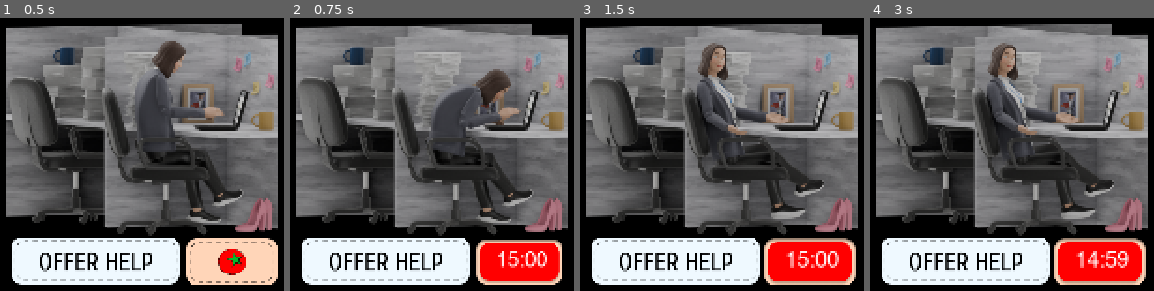
Above: before the commit, frames 1-4 (left to right).
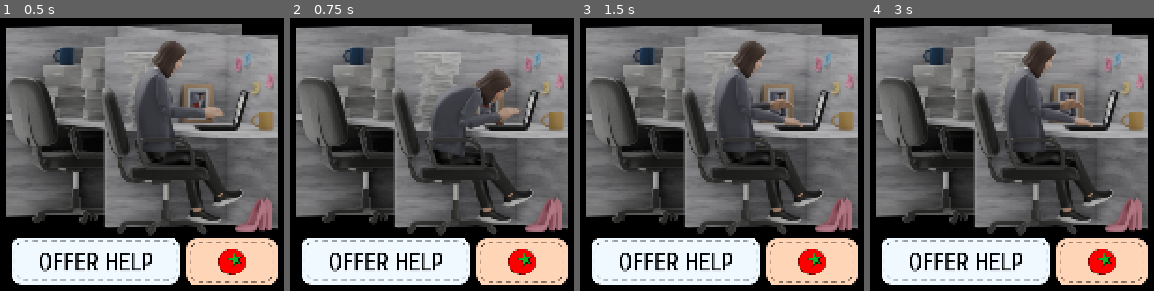
Above: after the commit, the same moments.

Repository: grkovalev/office-game
Game: Godot game, scene res://node.tscn
Two runs of this game, one before a commit and one after it. Both use one fixed random seed, a clock stepped at 60 frames per second and the inputs below.
Inputs (mouse positions are in pixels of both pictures, inside the frame that each line leads up to):
- Up to frame 1 (0.5 s): no input
- Up to frame 2 (0.75 s): click (522, 263) at 0.5 s
- Up to frame 3 (1.5 s): click (812, 263) at 1.25 s
- Up to frame 4 (3 s): click (1102, 263) at 2 s; click (1102, 263) at 2.75 s

Frame 1 is identical in both runs. In frame 2, 4.6% of the frame differs, in the area x 65-98%, y 80-98%; in frame 3, 13%; in frame 4, 13%, in the area x 41-98%, y 8-98%.
Error after the commit: Parse Error: Cannot infer the type of "is_right_click" variable because the value doesn't have a set type. (res://minesweeper.gd:75)

Commit message:
rotate or space to replace right click while drag for mac

Diff:
--- a/PomodorroButton.gd
+++ b/PomodorroButton.gd
@@ -37,9 +37,10 @@
 
 func _gui_input(event: InputEvent) -> void:
 	if event is InputEventMouseButton and event.pressed:
-		if event.button_index == MouseButton.MOUSE_BUTTON_LEFT:
+		var is_right_click := event.button_index == MouseButton.MOUSE_BUTTON_RIGHT or (event.button_index == MouseButton.MOUSE_BUTTON_LEFT and event.ctrl_pressed)
+		if event.button_index == MouseButton.MOUSE_BUTTON_LEFT and not event.ctrl_pressed:
 			handle_left_click()
-		elif event.button_index == MouseButton.MOUSE_BUTTON_RIGHT:
+		elif is_right_click:
 			handle_right_click()
 
 func handle_left_click():
--- a/minesweeper.gd
+++ b/minesweeper.gd
@@ -71,17 +71,19 @@
 
 func _on_button_gui_input(event: InputEvent, btn: TileTemplateButton) -> void:
 	if event is InputEventMouseButton and event.is_pressed():
-		match event.button_index:
-			MOUSE_BUTTON_LEFT:
-				if gg:
-					_new_game()
-					return
-				_on_left_click(btn)
-			MOUSE_BUTTON_RIGHT:
-				_on_right_click(btn)
-				if gg:
-					_new_game()
-					return
+		# macOS trackpad: Control+left click is secondary click
+		var is_right_click := event.button_index == MOUSE_BUTTON_RIGHT or (event.button_index == MOUSE_BUTTON_LEFT and event.ctrl_pressed)
+		var is_left_click := event.button_index == MOUSE_BUTTON_LEFT and not event.ctrl_pressed
+		if is_right_click:
+			_on_right_click(btn)
+			if gg:
+				_new_game()
+				return
+		elif is_left_click:
+			if gg:
+				_new_game()
+				return
+			_on_left_click(btn)
 func _on_right_click(btn: TileTemplateButton) -> void:
 	if gg:
 		return
--- a/tetromino_lib.gd
+++ b/tetromino_lib.gd
@@ -112,19 +112,26 @@
 	if event is InputEventMouseButton:
 		var mb := event as InputEventMouseButton
 
-		if mb.button_index == MOUSE_BUTTON_LEFT:
+		if mb.button_index == MOUSE_BUTTON_LEFT and not mb.ctrl_pressed:
 			if mb.pressed:
 				_start_drag()
 			else:
 				if dragging and selected_slot != -1:
 					_finish_drag()
-		elif mb.button_index == MOUSE_BUTTON_RIGHT and mb.pressed:
+		elif (mb.button_index == MOUSE_BUTTON_RIGHT or (mb.button_index == MOUSE_BUTTON_LEFT and mb.ctrl_pressed)) and mb.pressed:
 			if dragging and selected_slot != -1:
 				_rotate_selected_piece()
 
 	elif event is InputEventMouseMotion:
 		if dragging and selected_slot != -1:
 			_update_drag()
+
+	elif event is InputEventKey and event.pressed and not event.is_echo():
+		# Keyboard rotate while dragging (for trackpad users who can't right-click mid-drag)
+		if dragging and selected_slot != -1:
+			if event.keycode == KEY_R or event.keycode == KEY_SPACE:
+				_rotate_selected_piece()
+				get_viewport().set_input_as_handled()
 
 
 func _start_drag() -> void:
